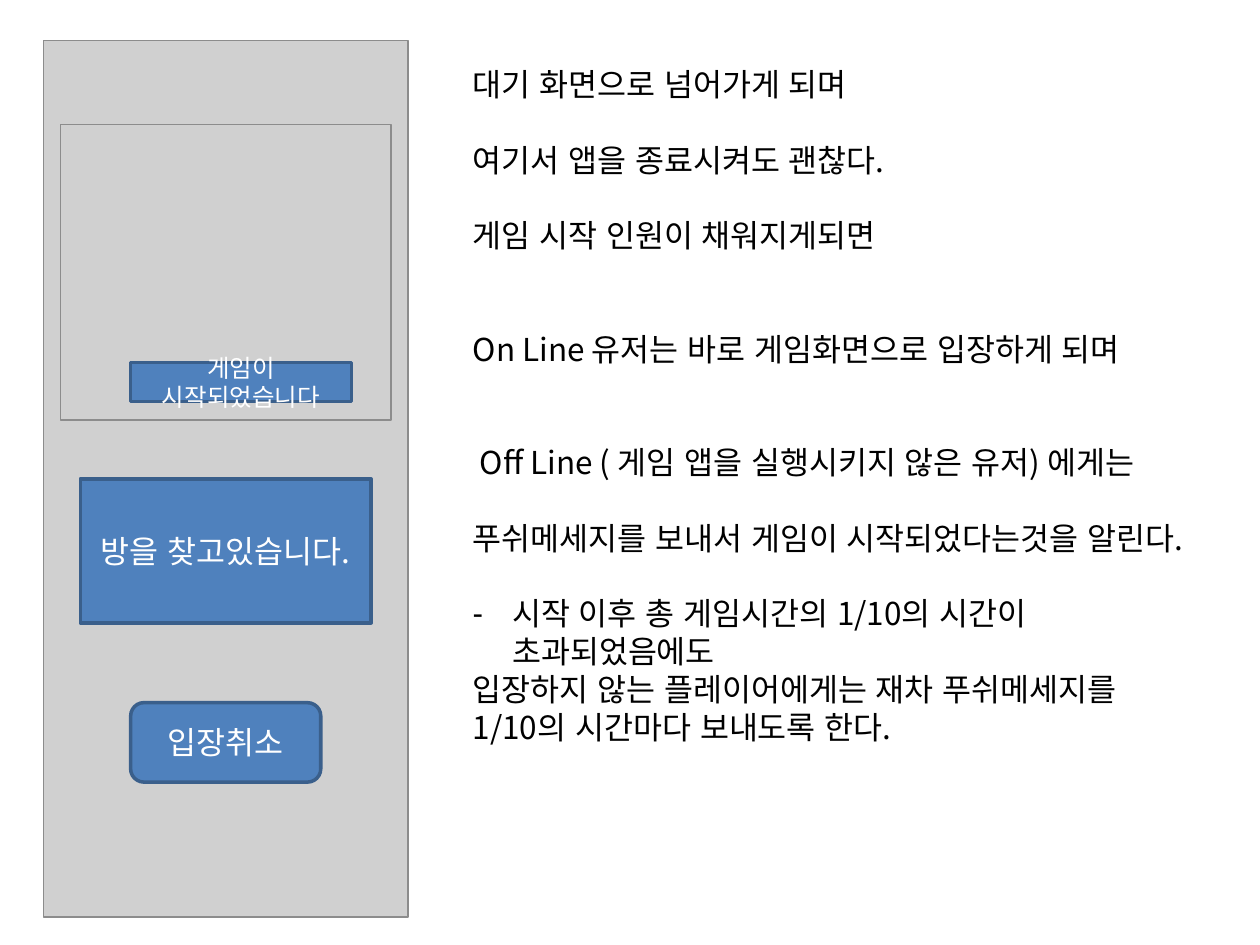
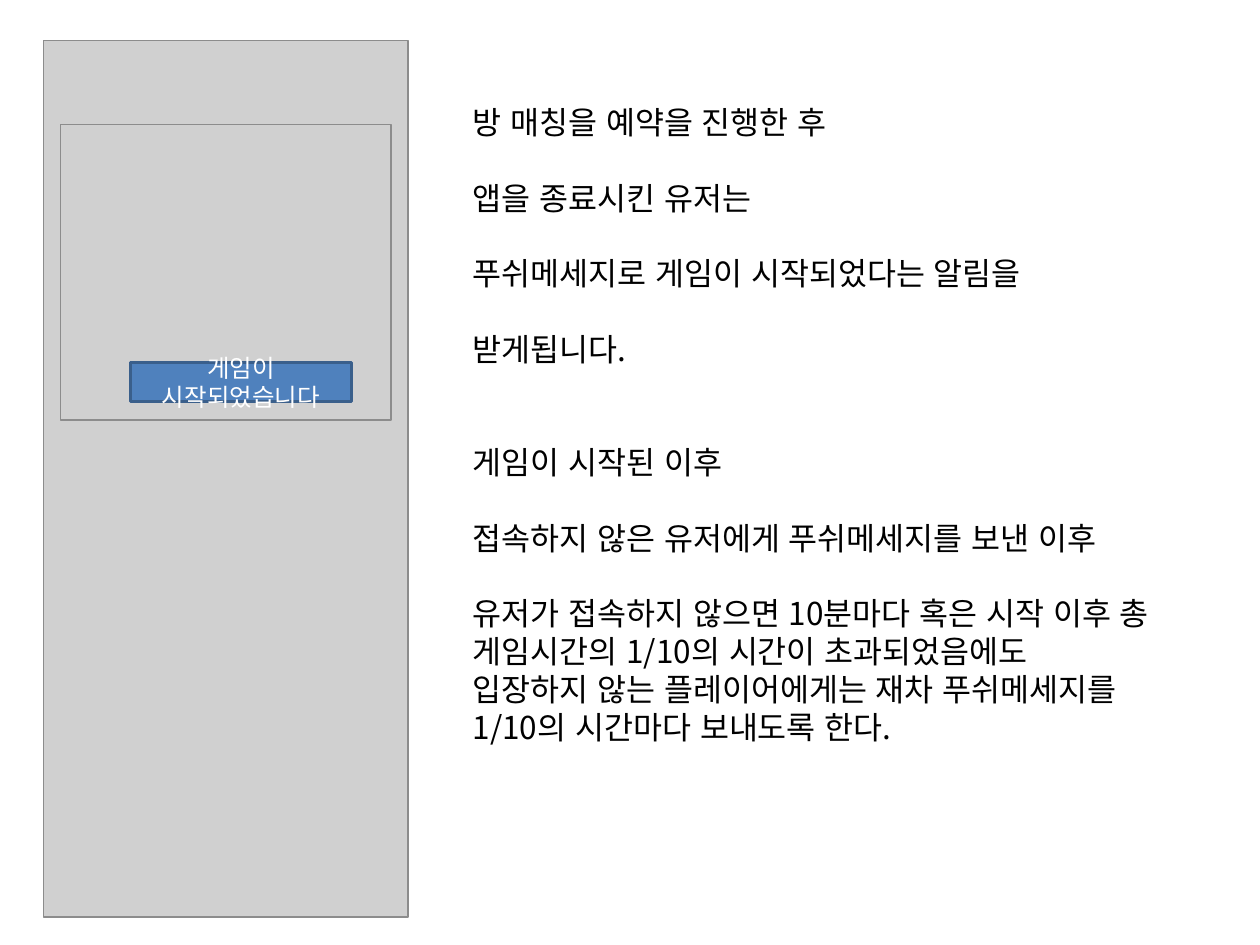
Before and after one commit to Pacman18/Plan, a slide deck: slide 6 of Take게임플로우.pptx (slide 5 before the commit). Drawn at 1260x945 pixels with LibreOffice and Linux fonts; fonts in the diff are those of the drawing; grey boxes stand for pictures. Boxes give left, top, right and bottom in pixels: in the first picture for what was removed or moved away, otherwise in the second. Text is boxed around its words. In the diff, an @@ line names an element or a change of style, - is before the commit and + after.

```diff
--- a/Take게임플로우.pptx
+++ b/Take게임플로우.pptx
@@ text at box(473, 107, 1149, 669): text changed @@
-대기 화면으로 넘어가게 되며
-여기서 앱을 종료시켜도 괜찮다.
-게임 시작 인원이 채워지게되면
-On Line 유저는 바로 게임화면으로 입장하게 되며
-Off Line ( 게임 앱을 실행시키지 않은 유저) 에게는
-푸쉬메세지를 보내서 게임이 시작되었다는것을 알린다.
-– 시작 이후 총 게임시간의 1/10의 시간이 초과되었음에도
+방 매칭을 예약을 진행한 후
+앱을 종료시킨 유저는
+푸쉬메세지로 게임이 시작되었다는 알림을
+받게됩니다.
+게임이 시작된 이후
+접속하지 않은 유저에게 푸쉬메세지를 보낸 이후
+유저가 접속하지 않으면 10분마다 혹은 시작 이후 총 게임시간의 1/10의 시간이 초과되었음에도
@@ rectangle removed at box(81, 479, 372, 622) @@
-방을 찾고있습니다.
@@ rounded rectangle removed at box(131, 703, 321, 782) @@
-입장취소
```
Also in this commit, not shown: 11 other slides changed, 7 slides added.
